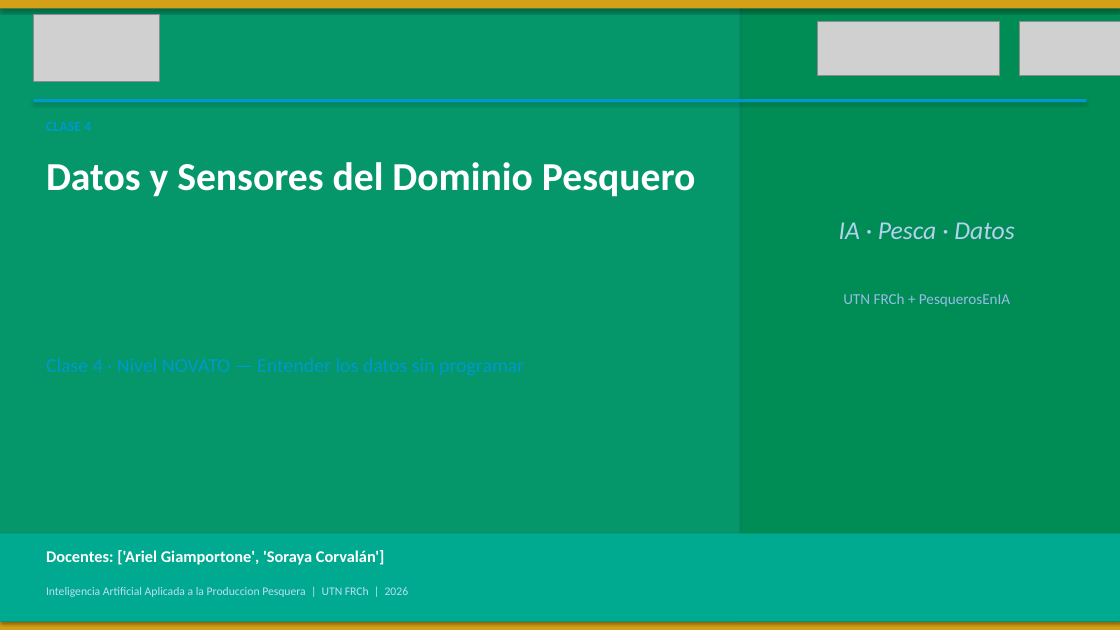
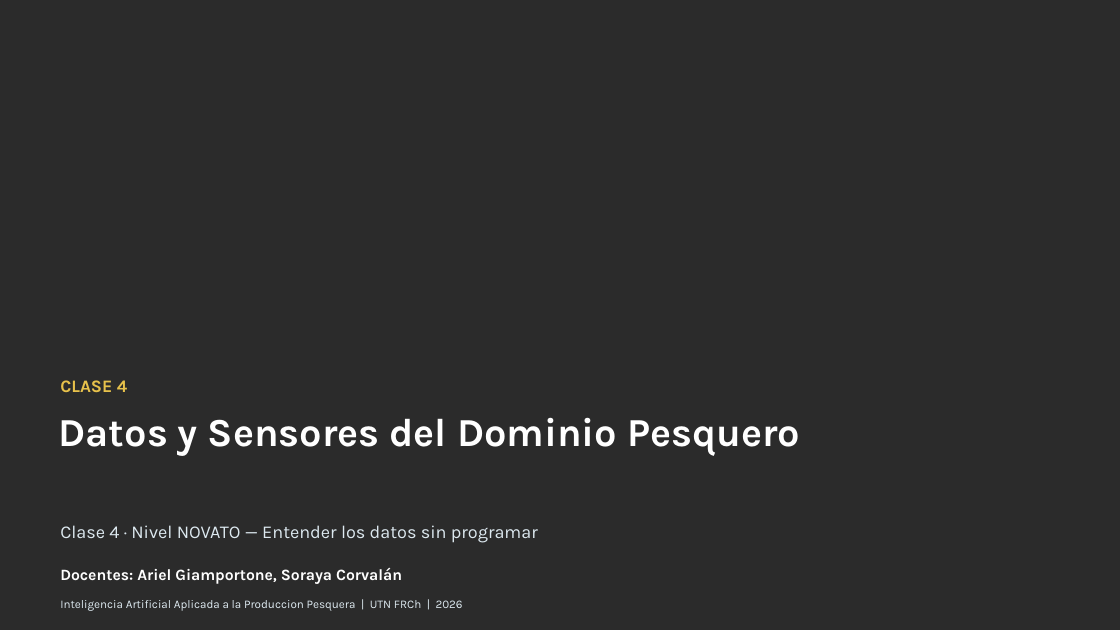
Before and after one commit to PesquerosEnIA/curso-ia-produccion-pesquera, a slide deck: slide 1 of clase_04_datos_sensores/slides/slides_clase04_novato.pptx. Drawn at 1120x630 pixels with LibreOffice and Linux fonts; fonts in the diff are those of the drawing; grey boxes stand for pictures; background and template pictures are left out; a plain dark background stands for a picture behind light text. Boxes give left, top, right and bottom in pixels: in the first picture for what was removed or moved away, otherwise in the second. Text is boxed around its words. In the diff, an @@ line names an element or a change of style, - is before the commit and + after.

Commit message:
feat(slides): decks C1/C4/C10 mejorados (portada Fondo1, contraste, logos) + versiones enriquecidas con laminas de datos reales + PDFs (3 niveles)

```diff
--- a/clase_04_datos_sensores/slides/slides_clase04_novato.pptx
+++ b/clase_04_datos_sensores/slides/slides_clase04_novato.pptx
@@ background #FFFFFF to picture (left out) @@
@@ rectangle removed at <box>0,0,1120,630</box> @@
@@ rectangle removed at <box>0,0,1120,8</box> @@
@@ picture removed at <box>34,14,159,82</box> @@
@@ rectangle removed at <box>742,0,1120,630</box> @@
@@ picture removed at <box>818,21,1000,76</box> @@
@@ picture removed at <box>1019,21,1120,76</box> @@
@@ rectangle removed at <box>34,99,1086,103</box> @@
@@ text removed at <box>839,222,1014,239</box> @@
-IA · Pesca · Datos
@@ text removed at <box>843,293,1010,307</box> @@
-UTN FRCh + PesquerosEnIA
@@ text added at <box>60,380,127,392</box>, 15 pt, text #E7C14B, bold @@
+CLASE 4
@@ text "Datos y Sensores del Dominio ...": place and size @@
-text "Datos y Sensores del Dominio ..." at <box>46,162,696,197</box>
+text "Datos y Sensores del Dominio ..." at <box>59,418,800,456</box>
@@ text "Datos y Sensores del Dominio ..." at <box>59,418,800,456</box>: font Calibri to Karla @@
@@ rectangle removed at <box>0,534,1120,622</box> @@
@@ text added at <box>60,525,538,543</box>, 15.5 pt, text #DDE9F0 @@
+Clase 4 · Nivel NOVATO — Entender los datos sin programar
@@ text at <box>60,568,402,584</box>: text changed; size 14 to 13.5 pt; font Calibri to Karla @@
-Docentes: ['Ariel Giamportone', 'Soraya Corvalán']
+Docentes: Ariel Giamportone, Soraya Corvalán
@@ text "Inteligencia Artificial Aplicada a la ...": place and size @@
-text "Inteligencia Artificial Aplicada a la ..." at <box>46,587,409,597</box>
+text "Inteligencia Artificial Aplicada a la ..." at <box>60,600,463,611</box>
@@ text "Inteligencia Artificial Aplicada a la ..." at <box>60,600,463,611</box>: font Calibri to Karla, text colour #BEDCFA to #DDE9F0 @@
@@ rectangle removed at <box>0,622,1120,630</box> @@
```
Also in this commit, not shown: 8 other slides changed, 26 other files.
